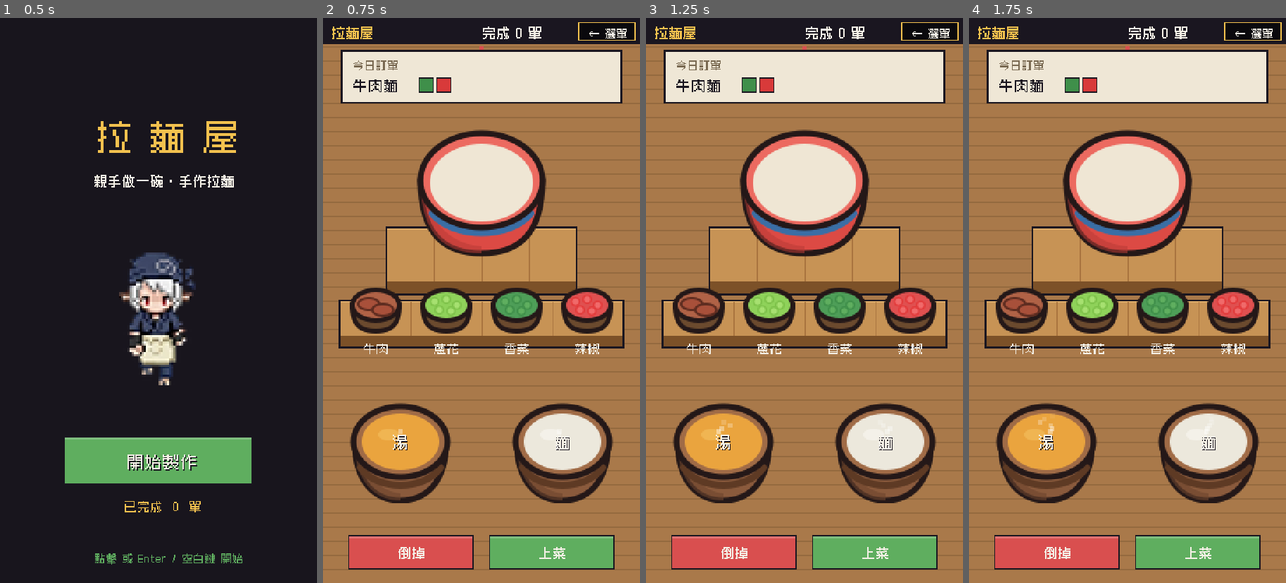
Above: before the commit, frames 1-4 (left to right).
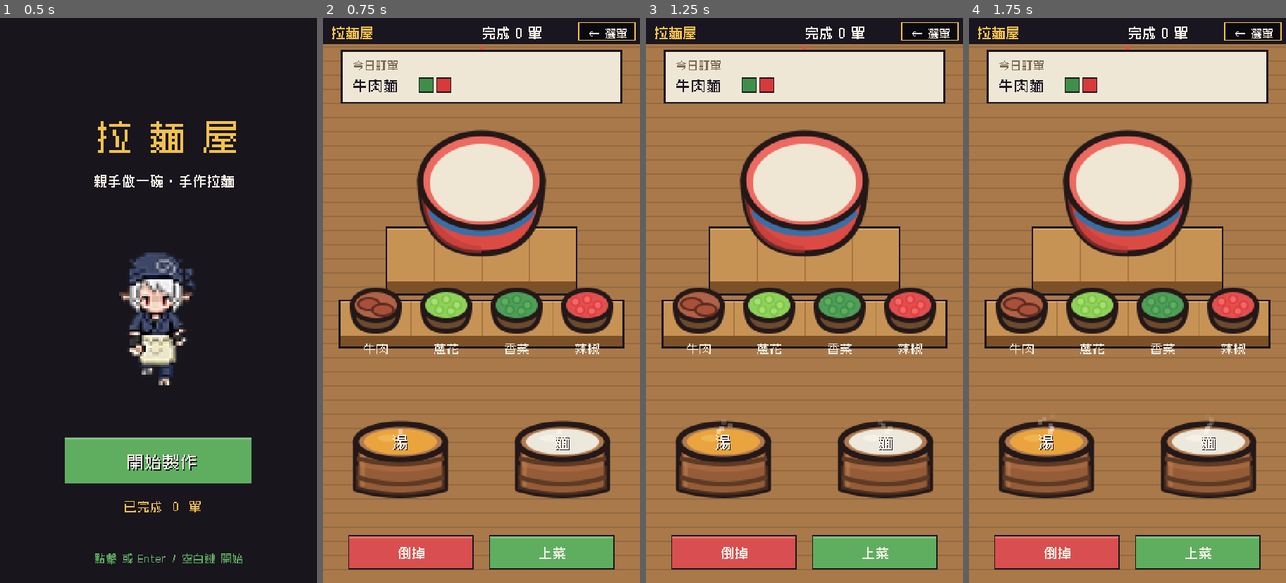
Above: after the commit, the same moments.

Repository: meloalright/ramen-ya
Game: Godot game, scene res://scenes/Menu.tscn
The game is run twice, just before and just after one commit, with the same random seed, the same clock (stepped at 60 frames per second) and the same inputs.
Inputs (mouse positions are in pixels of both pictures, inside the frame that each line leads up to):
- Up to frame 1 (0.5 s): no input
- Up to frame 2 (0.75 s): tap Enter at 0.5 s; move the mouse to (551, 272) at 0.52 s; hold D from 0.53 s (still down); tap M at 0.6 s; click (551, 272) at 0.67 s
- Up to frame 3 (1.25 s): keep holding D; tap Space at 0.77 s
- Up to frame 4 (1.75 s): release D at 1.25 s; drag from (1064, 328) to (1111, 413) at 1.27 s

Frame 1 is identical in both runs. In frame 2, 6.1% of the frame differs, in the area x 8-92%, y 68-86%; in frame 3, 6.1%; in frame 4, 6.1%.

Commit message:
feat(cook): make the 湯/麵 vats cylindrical earthenware 缸
Redrew the vat sprite as a straight-sided cylinder: flat oval mouth, vertical
walls with hoop bands and a rounded bottom, instead of the old round-bottomed
bowl. Tightened the cooking noodle-nest and the lit ring to the flatter mouth.

Co-Authored-By: Claude Opus 4.8 (1M context) <noreply@anthropic.com>

Diff:
--- a/scripts/Main.gd
+++ b/scripts/Main.gd
@@ -823,8 +823,8 @@
 func _draw_noodle_nest(ctr: Vector2) -> void:
 	var cream := Color("efe6cf")
 	var cream_d := Color("d6cbab")
-	var rx := 17.0
-	var ry := 12.0
+	var rx := 16.0
+	var ry := 7.0
 	var pts := PackedVector2Array()
 	var pts2 := PackedVector2Array()
 	for i in range(22):
@@ -860,7 +860,7 @@
 		var lit: bool = (s.item == "soup" and held == "soup") \
 			or (s.item == "noodles" and (held == "noodles" or noodle_state == "cooking"))
 		if lit:
-			_draw_ellipse_ring(c, 38, 28, COL_YELLOW)
+			_draw_ellipse_ring(c, 40, 16, COL_YELLOW)
 		if s.item == "noodles" and noodle_state == "cooking":
 			_draw_boil_gauge(Vector2(117, 358))
 		# bold label on the broth / basket
Binary file changed: assets/cook/td_vat_noodle.png
Binary file changed: assets/cook/td_vat_soup.png
Not shown, changed: assets/cook/gen_svg.py
